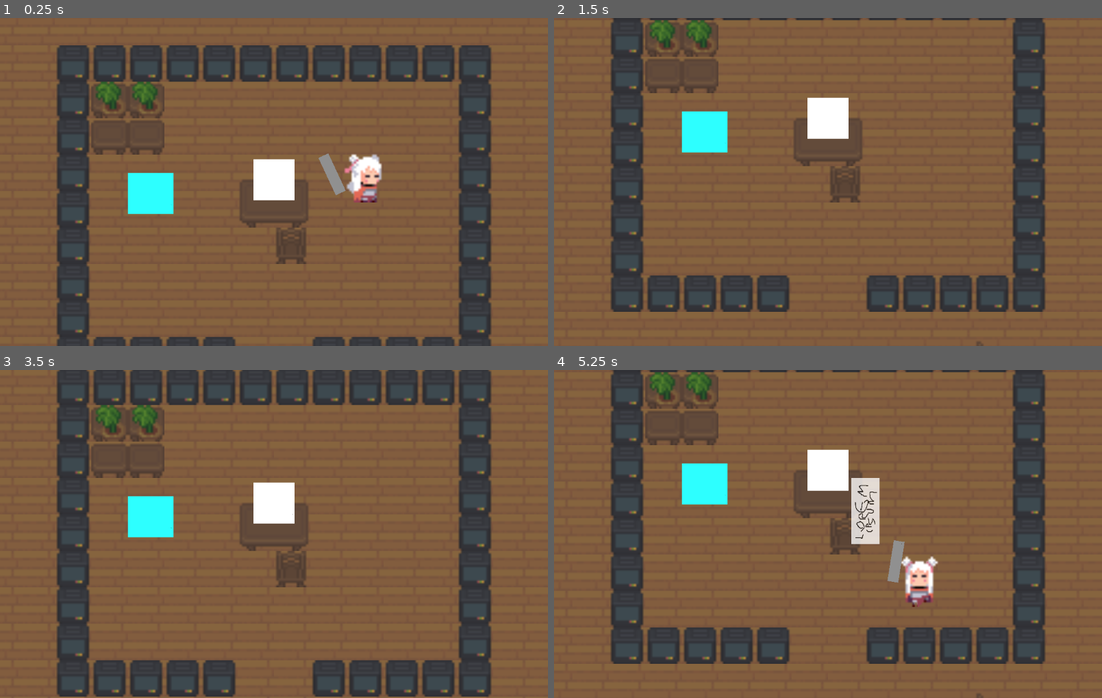
Above: before the commit, frames 1-4 (two rows, left to right).
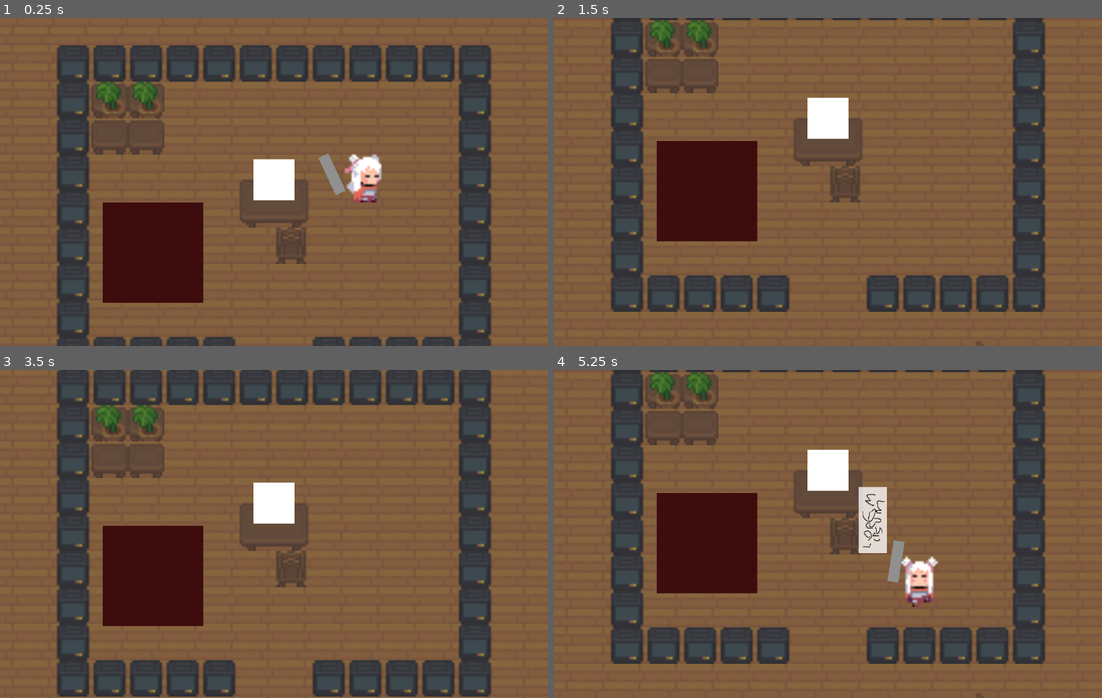
Above: after the commit, the same moments.

Repository: Buramuh/sibtrio
Game: Godot game, scene res://scenes/levels/office_0.tscn
Two runs of this game, one before a commit and one after it. Both use one fixed random seed, a clock stepped at 60 frames per second and the inputs below.
Inputs (mouse positions are in pixels of both pictures, inside the frame that each line leads up to):
- Up to frame 1 (0.25 s): no input
- Up to frame 2 (1.5 s): tap Enter at 0.5 s; move the mouse to (948, 165) at 0.52 s; hold D (right) 0.53-1.28 s; click (948, 165) at 0.6 s; tap Space at 1.25 s; move the mouse to (718, 198) at 1.27 s; hold S (down) from 1.28 s (still down); tap E (Interact) at 1.35 s
- Up to frame 3 (3.5 s): click (164, 550) at 1.55 s; tap Enter at 2 s; move the mouse to (328, 461) at 2.02 s; release S (down) at 2.03 s; hold D (right) 2.03-2.78 s; click (328, 461) at 2.1 s; tap Space at 2.75 s; move the mouse to (246, 599) at 2.77 s; hold W (up) from 2.78 s (still down); right-click (246, 599) at 2.85 s; click (246, 599) at 3.05 s
- Up to frame 4 (5.25 s): move the mouse to (992, 583) at 3.52 s; release W (up) at 3.53 s; hold A (left) 3.53-5.03 s; click (992, 583) at 3.6 s; tap Enter at 4.25 s; move the mouse to (663, 484) at 4.27 s; tap E (Interact) at 4.35 s; click (663, 484) at 4.55 s; move the mouse to (855, 534) at 5.02 s; hold S (down) from 5.03 s (still down); click (855, 534) at 5.1 s

The runs differ from the first frame. In frame 1, 6.4% of the frame differs, in the area x 18-38%, y 47-87%; in frame 2, 6.4%; in frame 3, 6.4%; in frame 4, 7.4%, in the area x 18-61%, y 28-69%.

Commit message:
Added basic enemy template

Diff:
--- /dev/null
+++ b/SIBLINGS rock/scenes/characters/enemies/Enemy.gd
@@ -0,0 +1,11 @@
+extends CharacterBody2D
+@export var health = 10
+@export var speed = 10
+
+func hit(damage):
+	health -= damage
+	if health <= 0:
+		perish()
+
+func perish():
+	$".".queue_free()
--- /dev/null
+++ b/SIBLINGS rock/scenes/characters/enemies/enemy.tscn
@@ -0,0 +1,31 @@
+[gd_scene load_steps=5 format=3 uid="uid://0l32dm23nbx"]
+
+[ext_resource type="Script" path="res://scenes/characters/enemies/Enemy.gd" id="1_0ldfp"]
+[ext_resource type="Texture2D" uid="uid://dkhnkd3vfif6m" path="res://assets/item/white.png" id="2_hs7ty"]
+
+[sub_resource type="RectangleShape2D" id="RectangleShape2D_5yi3g"]
+size = Vector2(44, 44)
+
+[sub_resource type="SpriteFrames" id="SpriteFrames_msspj"]
+animations = [{
+"frames": [{
+"duration": 1.0,
+"texture": ExtResource("2_hs7ty")
+}],
+"loop": true,
+"name": &"default",
+"speed": 5.0
+}]
+
+[node name="Enemy" type="CharacterBody2D"]
+collision_layer = 2
+collision_mask = 7
+script = ExtResource("1_0ldfp")
+
+[node name="CollisionShape2D" type="CollisionShape2D" parent="."]
+shape = SubResource("RectangleShape2D_5yi3g")
+
+[node name="AnimatedSprite2D" type="AnimatedSprite2D" parent="."]
+modulate = Color(0.239216, 0.0470588, 0.0470588, 1)
+scale = Vector2(0.176707, 0.176707)
+sprite_frames = SubResource("SpriteFrames_msspj")
--- a/SIBLINGS rock/scenes/characters/player.gd
+++ b/SIBLINGS rock/scenes/characters/player.gd
@@ -2,17 +2,18 @@
 
 signal primary_attack(pos, direction)
 
+@export var max_health: int = 10
+@export var health:int = 10
 @export var max_speed: int = 250
 var speed: int = max_speed
 var facing = Vector2(0, 0)
 var equipped_item: Area2D
 
+
 # Called when the node enters the scene tree for the first time.
 func _ready():
 	equipped_item = load("res://scenes/equipment/keyboard.tscn").instantiate()
 	$HandsCenter.add_child(equipped_item)
-
-
 
 # Called every frame. 'delta' is the elapsed time since the previous frame.
 func _process(_delta):
@@ -47,13 +48,9 @@
 
 	#---Handle Action Inputs
 	if Input.is_action_just_pressed("primary action"):
-		#TODO Restructure attacks, make hitbox linked to equipped_item
-		# Get Hitbox node from equipped_item node
-		# send that node to the signal
-		# World instat
-		var attack_face = $HandsCenter.rotation_degrees
-		var attack_face_node = equipped_item.primary(attack_face)
-		primary_attack.emit(attack_face_node)
+		var attack_facing = $HandsCenter.rotation_degrees
+		var attack_node = equipped_item.primary(attack_facing)
+		primary_attack.emit(attack_node)
 		print("Primary Action")
 
 	if Input.is_action_just_pressed("secondary action"):
--- a/SIBLINGS rock/scenes/effects/keyboard_attack.gd
+++ b/SIBLINGS rock/scenes/effects/keyboard_attack.gd
@@ -1,12 +1,10 @@
 extends Area2D
-
+@export	var damage: int = 2
 
 
 func _on_body_entered(body):
 	if "hit" in body:
-		body.hit()
-	queue_free()
-
+		body.hit(damage)
 
 func _on_timer_timeout():
 	queue_free()
--- a/SIBLINGS rock/scenes/effects/keyboard_attack.tscn
+++ b/SIBLINGS rock/scenes/effects/keyboard_attack.tscn
@@ -25,4 +25,5 @@
 wait_time = 0.348
 autostart = true
 
+[connection signal="body_entered" from="." to="." method="_on_body_entered"]
 [connection signal="timeout" from="Timer" to="." method="_on_timer_timeout"]
--- a/SIBLINGS rock/scenes/equipment/keyboard.gd
+++ b/SIBLINGS rock/scenes/equipment/keyboard.gd
@@ -4,14 +4,14 @@
 
 func primary(facing):
 	#Attack animation
+	#Swinging Down
 	var tween = create_tween().set_parallel(true)
 	var curr_position = position
 	tween.tween_property($".", "rotation_degrees", 65, 0.1)
 	tween.tween_property($".", "position", curr_position + Vector2(0,20), 0.1)
-
+	#Return to original position
 	tween.chain().tween_property($".", "rotation_degrees", -65, 0.005)
 	tween.parallel().tween_property($".", "position", curr_position, 0.01)
-
 
 	#Making the hitbox
 	var attack = hitbox_scene.instantiate() as Area2D
--- a/SIBLINGS rock/scenes/equipment/keyboard.tscn
+++ b/SIBLINGS rock/scenes/equipment/keyboard.tscn
@@ -17,13 +17,19 @@
 rotation = -1.13446
 script = ExtResource("2_1tr68")
 
-[node name="AnimationPlayer" parent="." index="1"]
+[node name="AnimationPlayer" parent="." index="0"]
 libraries = {
 "": SubResource("AnimationLibrary_44t24")
 }
 
-[node name="Sprite2D" parent="." index="2"]
+[node name="Sprite2D" parent="." index="1"]
 modulate = Color(0.564706, 0.564706, 0.564706, 1)
 position = Vector2(3.72804, 0)
 scale = Vector2(0.0723031, -0.0192314)
 texture = ExtResource("2_m8uv0")
+
+[node name="AttackMarkers" parent="." index="2"]
+position = Vector2(5.04871, 6.86346)
+
+[node name="Marker2D" parent="AttackMarkers" index="0"]
+position = Vector2(-18.6218, -63.2809)
--- a/SIBLINGS rock/scenes/equipment/wielded_item.tscn
+++ b/SIBLINGS rock/scenes/equipment/wielded_item.tscn
@@ -4,8 +4,6 @@
 
 [node name="Wielded Item" type="Area2D"]
 script = ExtResource("1_5iml6")
-
-[node name="Hitboxes" type="Node2D" parent="."]
 
 [node name="AnimationPlayer" type="AnimationPlayer" parent="."]
 
--- a/SIBLINGS rock/scenes/levels/office_0.tscn
+++ b/SIBLINGS rock/scenes/levels/office_0.tscn
@@ -2,7 +2,7 @@
 
 [ext_resource type="PackedScene" uid="uid://dlu8cb2bf1scr" path="res://scenes/levels/world.tscn" id="1_k2go5"]
 [ext_resource type="Script" path="res://scenes/levels/office_0.gd" id="2_6pleh"]
-[ext_resource type="PackedScene" uid="uid://cwrhyunagdaa8" path="res://scenes/objects/computer_1.tscn" id="3_yptxk"]
+[ext_resource type="PackedScene" uid="uid://0l32dm23nbx" path="res://scenes/characters/enemies/enemy.tscn" id="4_fan3w"]
 [ext_resource type="PackedScene" uid="uid://dskgw6vm2jufl" path="res://scenes/characters/computer_friend.tscn" id="5_ps6mf"]
 
 [node name="Office0" instance=ExtResource("1_k2go5")]
@@ -23,10 +23,10 @@
 layer_2/z_index = 0
 layer_2/tile_data = PackedInt32Array(-131077, 393216, 2, -131076, 393216, 2)
 
-[node name="Computer" parent="." index="1" instance=ExtResource("3_yptxk")]
-position = Vector2(-54, 6)
+[node name="NPC" parent="." index="1" instance=ExtResource("5_ps6mf")]
 
-[node name="NPC" parent="." index="2" instance=ExtResource("5_ps6mf")]
+[node name="Enemy" parent="Enemies" index="0" instance=ExtResource("4_fan3w")]
+position = Vector2(-53, 32)
 
 [node name="Player" parent="." index="4"]
 position = Vector2(40, 1)
--- a/SIBLINGS rock/scenes/levels/world.tscn
+++ b/SIBLINGS rock/scenes/levels/world.tscn
@@ -25,6 +25,8 @@
 
 [node name="Attacks" type="Node2D" parent="."]
 
+[node name="Enemies" type="Node2D" parent="."]
+
 [node name="Player" parent="." instance=ExtResource("3_x23jw")]
 metadata/_edit_lock_ = true
 
